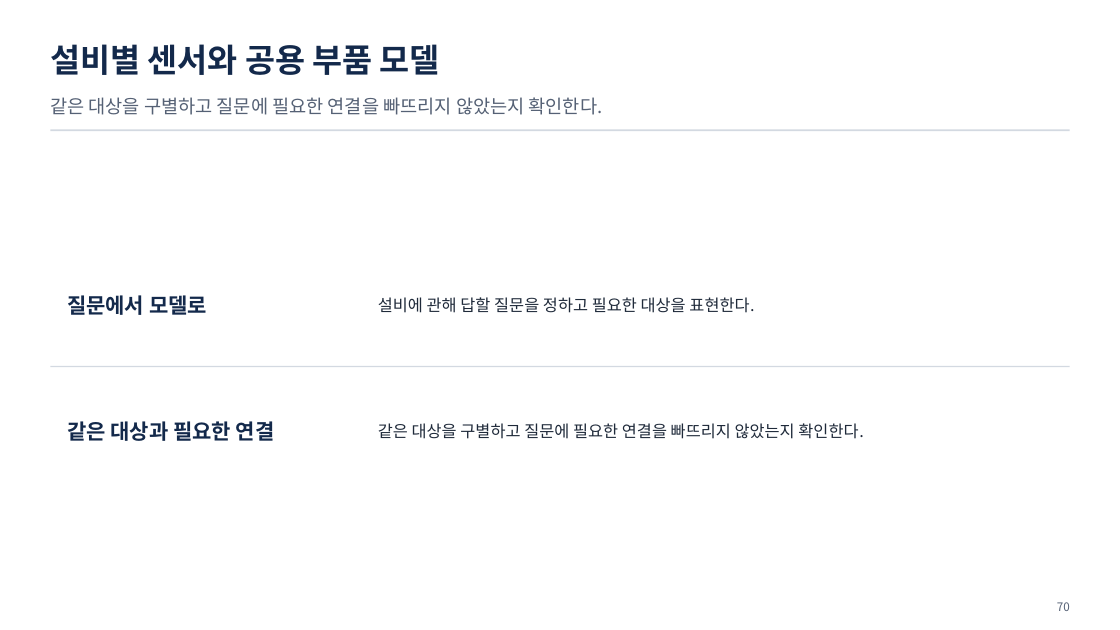
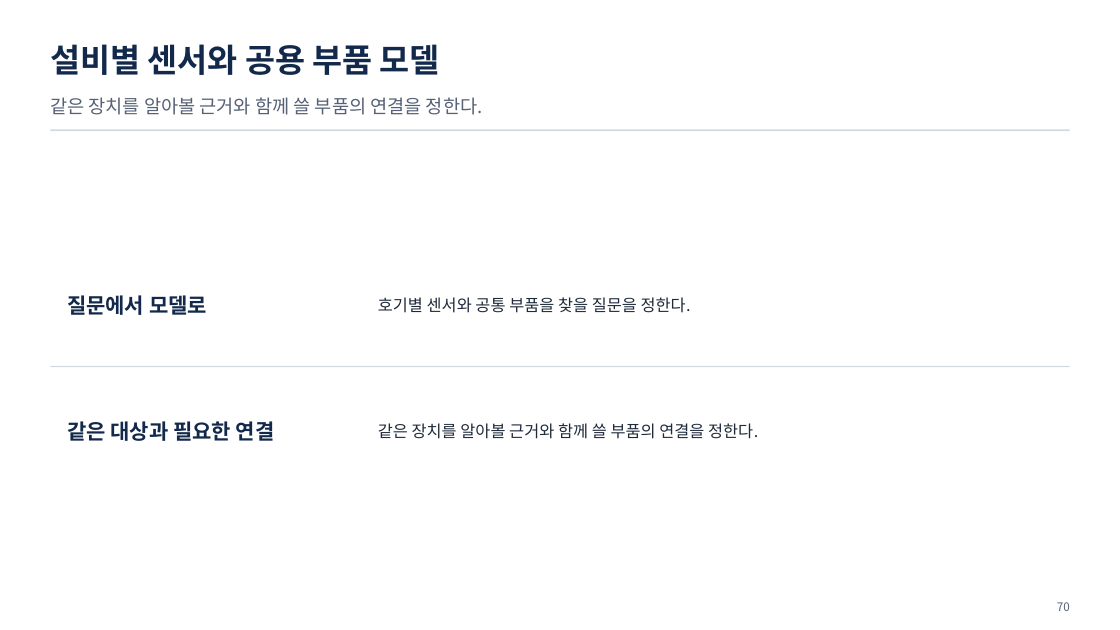
Before and after one commit to uengine-oss/hyd-iot-edu, a slide deck: slide 70 of workspace/강의제작/산출물/통합반/이론/02회차/통합반_02일차.pptx. Drawn at 1120x630 pixels with LibreOffice and Linux fonts; fonts in the diff are those of the drawing. Boxes give left, top, right and bottom in pixels: in the first picture for what was removed or moved away, otherwise in the second. Text is boxed around its words. In the diff, an @@ line names an element or a change of style, - is before the commit and + after.

```diff
--- a/workspace/강의제작/산출물/통합반/이론/02회차/통합반_02일차.pptx
+++ b/workspace/강의제작/산출물/통합반/이론/02회차/통합반_02일차.pptx
@@ text at bbox=[50, 97, 483, 115]: text changed @@
-같은 대상을 구별하고 질문에 필요한 연결을 빠뜨리지 않았는지 확인한다.
+같은 장치를 알아볼 근거와 함께 쓸 부품의 연결을 정한다.
@@ text at bbox=[378, 297, 691, 313]: text changed @@
-설비에 관해 답할 질문을 정하고 필요한 대상을 표현한다.
+호기별 센서와 공통 부품을 찾을 질문을 정한다.
@@ text at bbox=[378, 423, 758, 439]: text changed @@
-같은 대상을 구별하고 질문에 필요한 연결을 빠뜨리지 않았는지 확인한다.
+같은 장치를 알아볼 근거와 함께 쓸 부품의 연결을 정한다.
```
Also in this commit, not shown: 12 other files.
